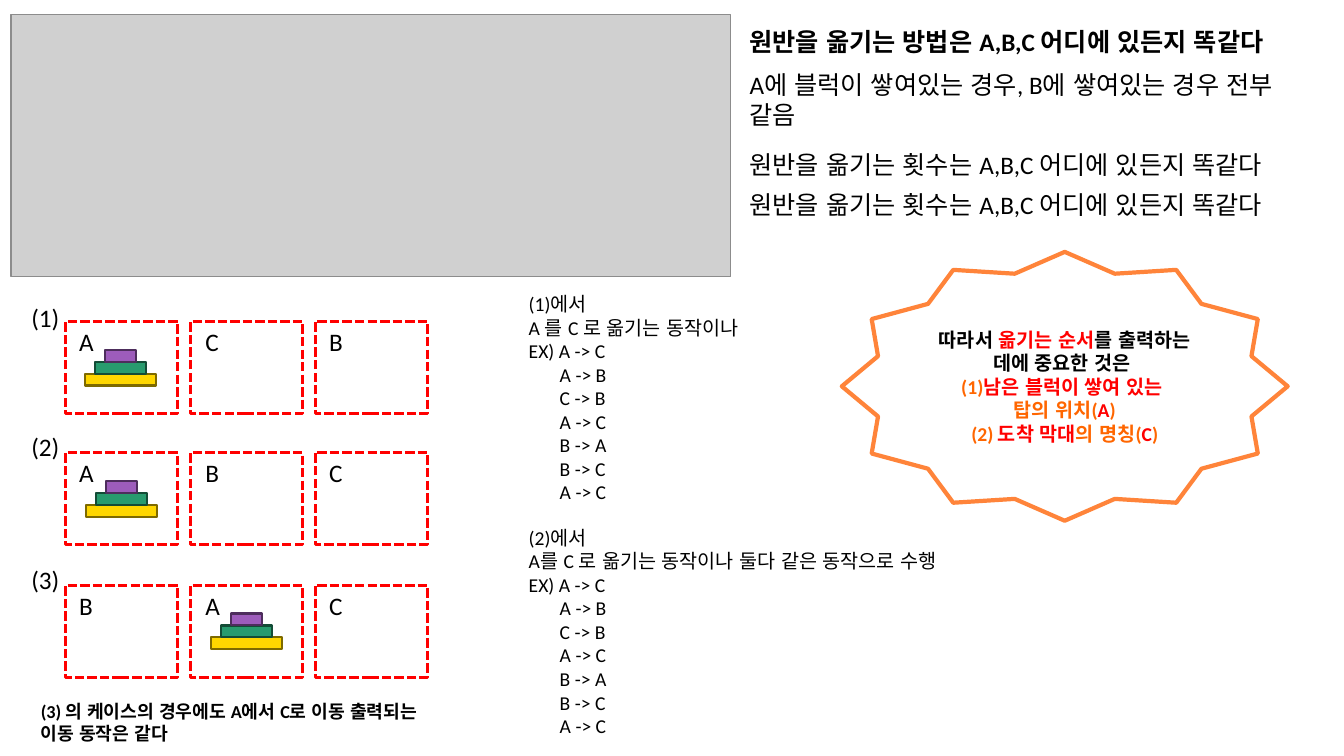
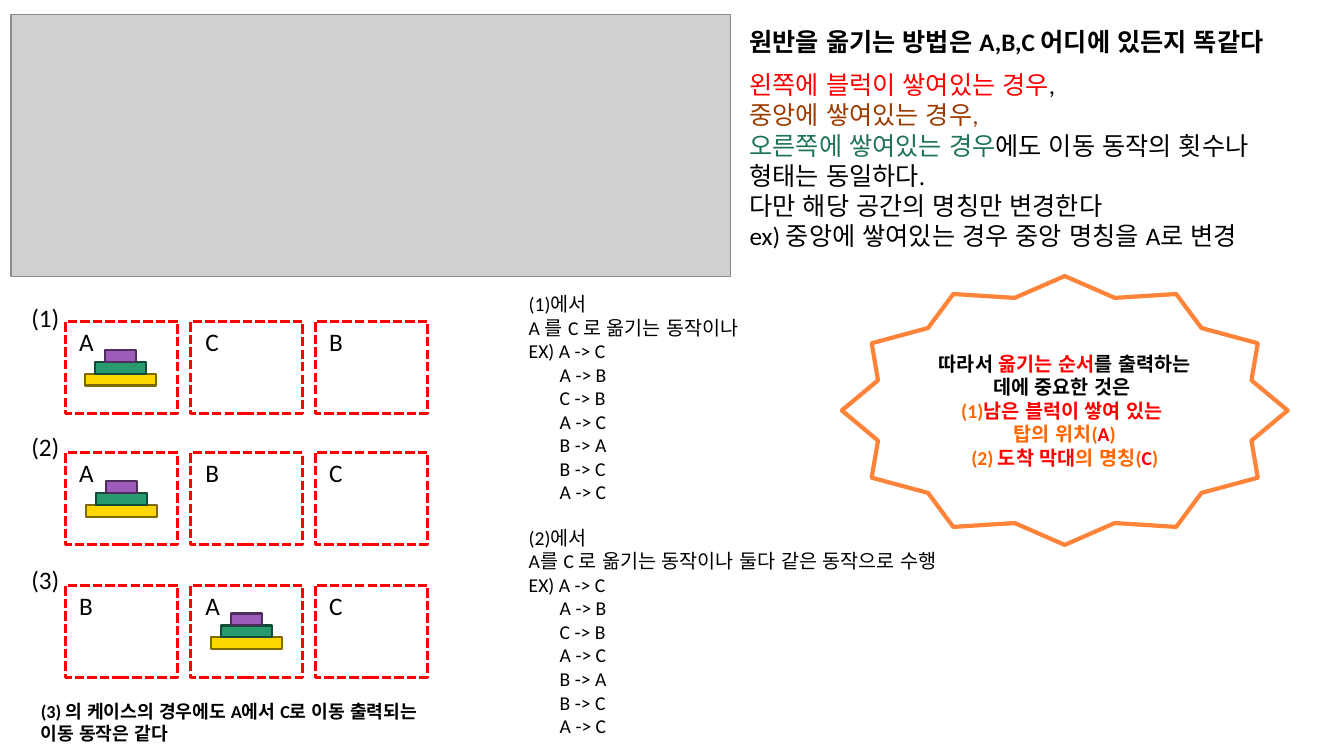
Before and after one commit to Deokgi-Park/BeakJoon, a slide deck: slide 1 of 1week/하노아의 탑 이해.pptx. Drawn at 1344x756 pixels with LibreOffice and Linux fonts; fonts in the diff are those of the drawing; grey boxes stand for pictures. Boxes give left, top, right and bottom in pixels: in the first picture for what was removed or moved away, otherwise in the second. Text is boxed around its words. In the diff, an @@ line names an element or a change of style, - is before the commit and + after.

Commit message:
하노아의 탑 변경

```diff
--- a/1week/하노아의 탑 이해.pptx
+++ b/1week/하노아의 탑 이해.pptx
@@ text at [750, 73, 1249, 249]: text changed @@
-A에 블럭이 쌓여있는 경우, B에 쌓여있는 경우 전부 같음
+왼쪽에 블럭이 쌓여있는 경우,
+중앙에 쌓여있는 경우,
+오른쪽에 쌓여있는 경우에도 이동 동작의 횟수나 형태는 동일하다.
+다만 해당 공간의 명칭만 변경한다
+ex) 중앙에 쌓여있는 경우 중앙 명칭을 A로 변경
@@ text removed at [750, 153, 1262, 177] @@
-원반을 옮기는 횟수는 A,B,C 어디에 있든지 똑같다
@@ text removed at [750, 193, 1262, 217] @@
-원반을 옮기는 횟수는 A,B,C 어디에 있든지 똑같다
@@ star "따라서 옮기는 순서를 출력하는 데에 ...": place and size @@
-star "따라서 옮기는 순서를 출력하는 데에 ..." at [842, 252, 1288, 521]
+star "따라서 옮기는 순서를 출력하는 데에 ..." at [842, 276, 1288, 545]
```
Also in this commit, not shown: 1 other slide changed, 1 other file.
